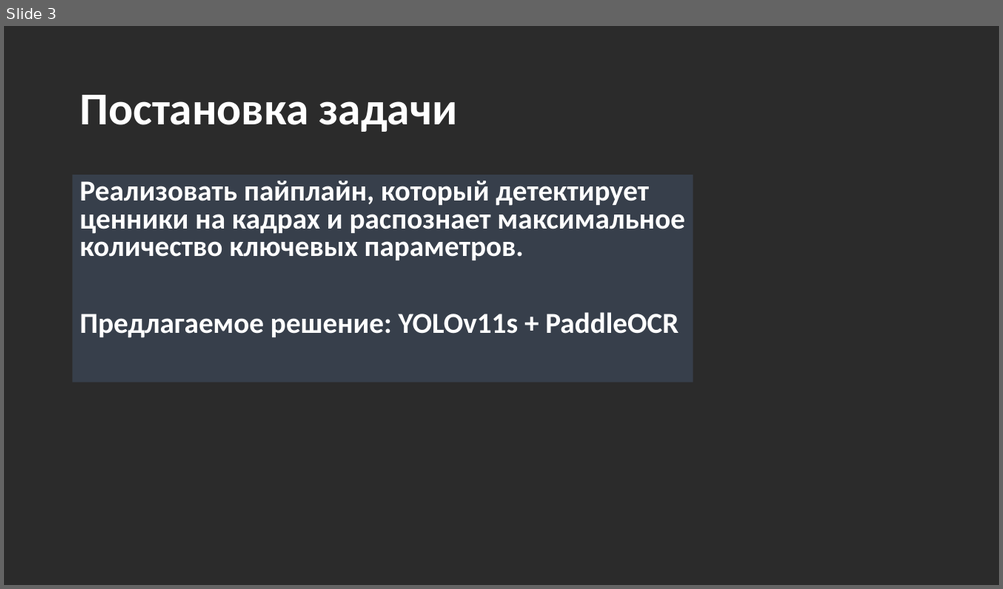
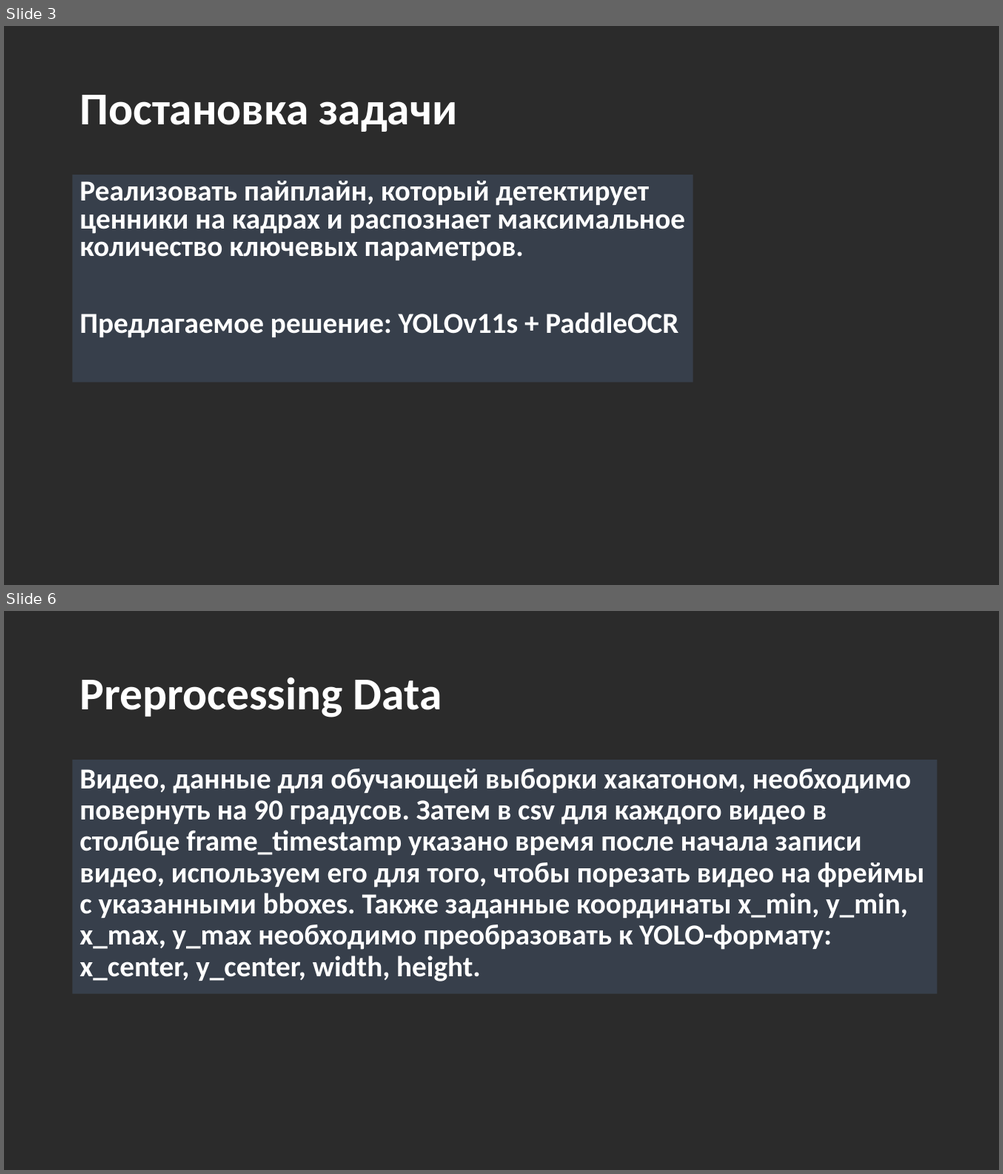
Before and after one commit to VladisRave/Lent_Frankenstein, a slide deck: Lent_Frankenstein.pptx. Shown one above the other, each under a label of ours: slide 3 before the commit, slides 3 and 6 after it; the slides between them are not shown. The pictures are 1003x589 and 1003x1174 pixels, drawn with LibreOffice and Linux fonts; fonts in the diff are those of the drawing; background and template pictures are left out; a plain dark background stands for a picture behind light text. Boxes give left, top, right and bottom in pixels: in the first picture for what was removed or moved away, otherwise in the second. Text is boxed around its words. In the diff, an @@ line names an element or a change of style, - is before the commit and + after.

```diff
--- a/Lent_Frankenstein.pptx
+++ b/Lent_Frankenstein.pptx
@@ slide 6 added at [4, 611, 999, 1170], background picture (left out) @@
@@ title added at [79, 678, 442, 718], 44 pt, text #FFFFFF, bold @@
+Preprocessing Data
@@ text added at [73, 760, 937, 994], fill #44546A at 51% opacity, 28 pt, text #FFFFFF, bold @@
+Видео, данные для обучающей выборки хакатоном, необходимо повернуть на 90 градусов. Затем в csv для каждого видео в столбце frame_timestamp указано время после начала записи видео, используем его для того, чтобы порезать видео на фреймы с указанными bboxes. Также заданные координаты x_min, y_min, x_max, y_max необходимо преобразовать к YOLO-формату: x_center, y_center, width, height.
```
Also in this commit, not shown: 2 slides changed, 4 other slides added, 1 slide removed, 2 other files.
